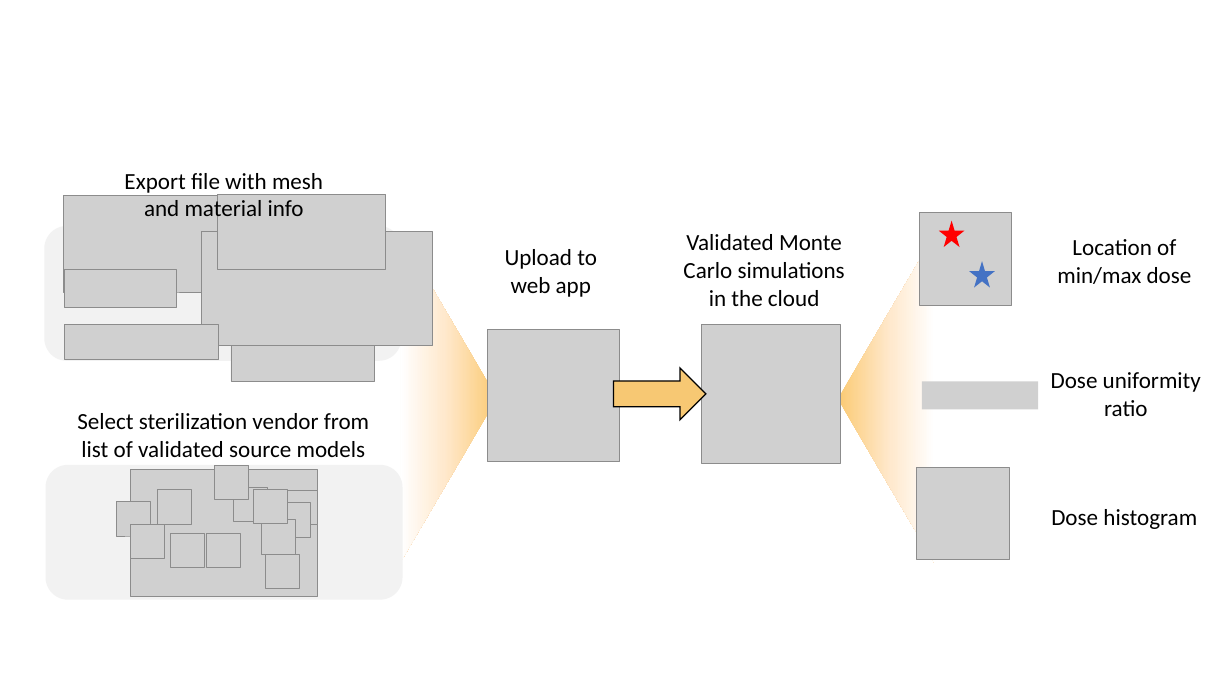
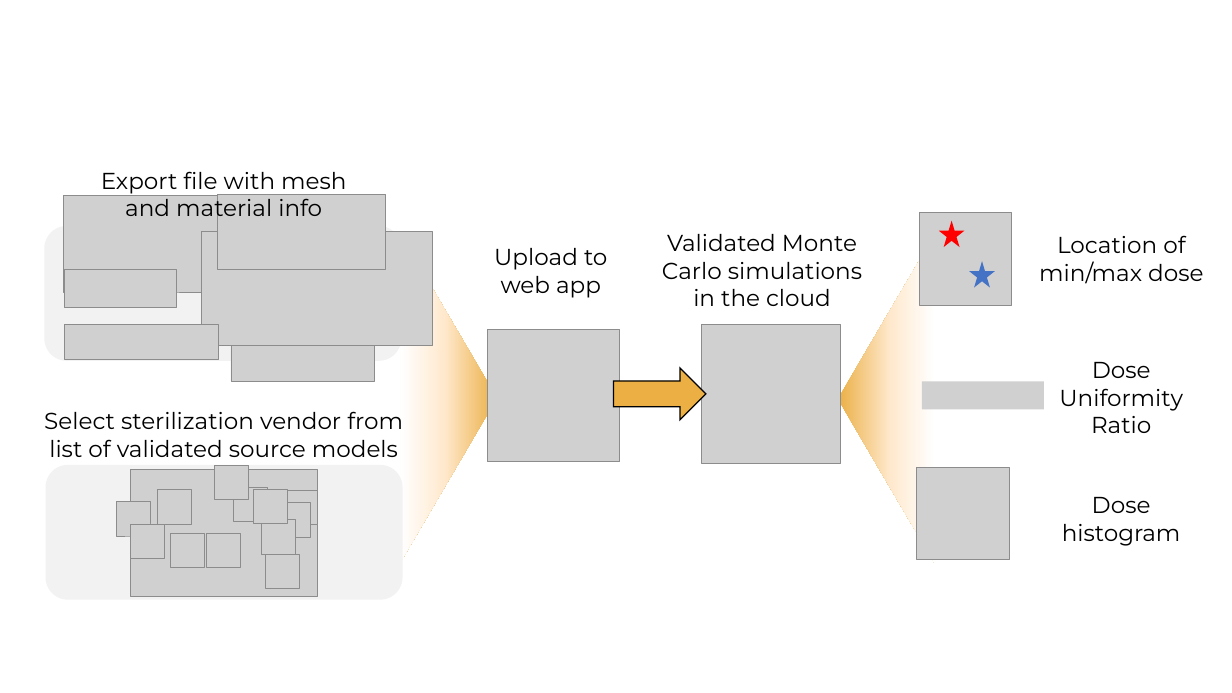
Before and after one commit to trtprojects/trtprojects.github.io, a slide deck: slide 2 of images/images.pptx. Drawn at 1232x693 pixels with LibreOffice and Linux fonts; fonts in the diff are those of the drawing; grey boxes stand for pictures. Boxes give left, top, right and bottom in pixels: in the first picture for what was removed or moved away, otherwise in the second. Text is boxed around its words. In the diff, an @@ line names an element or a change of style, - is before the commit and + after.

```diff
--- a/images/images.pptx
+++ b/images/images.pptx
@@ rectangle removed at [35, 154, 1221, 609] @@
@@ text "Export file with mesh and ...": place and size @@
-text "Export file with mesh and ..." at [124, 173, 323, 223]
+text "Export file with mesh and ..." at [101, 171, 346, 222]
@@ triangle at [401, 233, 497, 562]: fill gradient #FBCA73 to #FFEACE to #FFFFFF to gradient #EBAF44 to #FFEACE to #FFFFFF @@
@@ text "Validated Monte Carlo simulations in ...": place and size @@
-text "Validated Monte Carlo simulations in ..." at [683, 234, 845, 306]
+text "Validated Monte Carlo simulations in ..." at [662, 234, 862, 306]
@@ triangle at [838, 234, 934, 563]: fill gradient #FBCA73 to #FFEACE to #FFFFFF to gradient #EBAF44 to #FFEACE to #FFFFFF @@
@@ right arrow at [614, 368, 706, 420]: fill #F7C873 to #EBAF44 @@
@@ picture: place and size @@
-picture at [922, 382, 1039, 409]
+picture at [922, 382, 1044, 409]
@@ text at [1059, 362, 1183, 433]: text changed; font Calibri to Montserrat @@
-Dose uniformity ratio
+Dose Uniformity Ratio
@@ text "Select sterilization vendor from list ...": place and size @@
-text "Select sterilization vendor from list ..." at [77, 413, 369, 457]
+text "Select sterilization vendor from list ..." at [44, 411, 403, 457]
@@ font Calibri to Montserrat in 6 elements at [494, 248, 607, 298], [1039, 235, 1203, 284], [101, 171, 346, 222], [44, 411, 403, 457], [662, 234, 862, 306], [1062, 497, 1181, 546] @@
@@ text "Dose histogram": place and size @@
-text "Dose histogram" at [1051, 509, 1197, 529]
+text "Dose histogram" at [1062, 497, 1181, 546]
```
Also in this commit, not shown: 25 other files.
